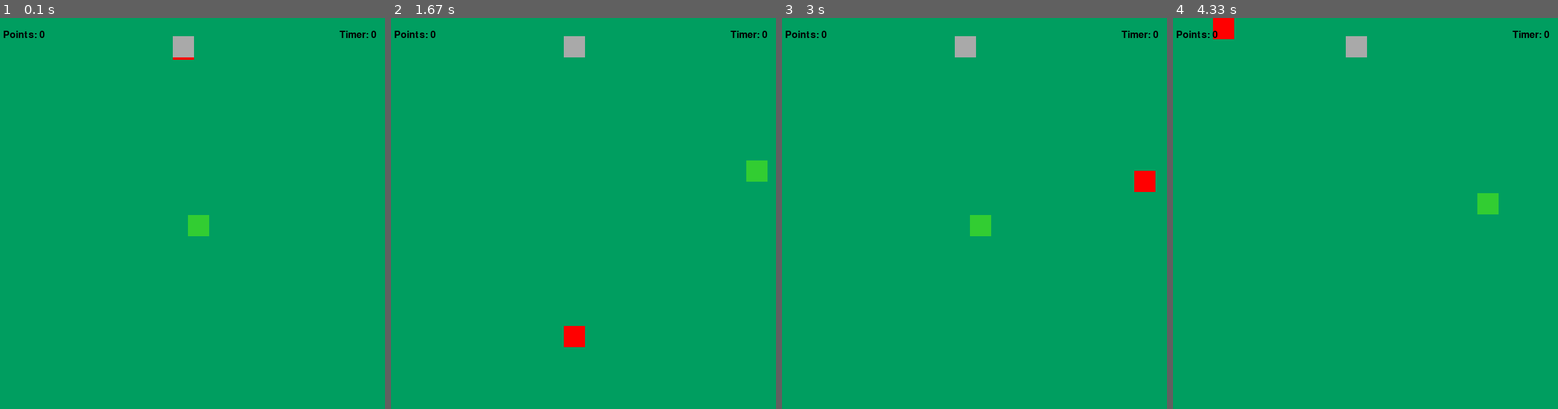
Above: before the commit, frames 1-4 (left to right).
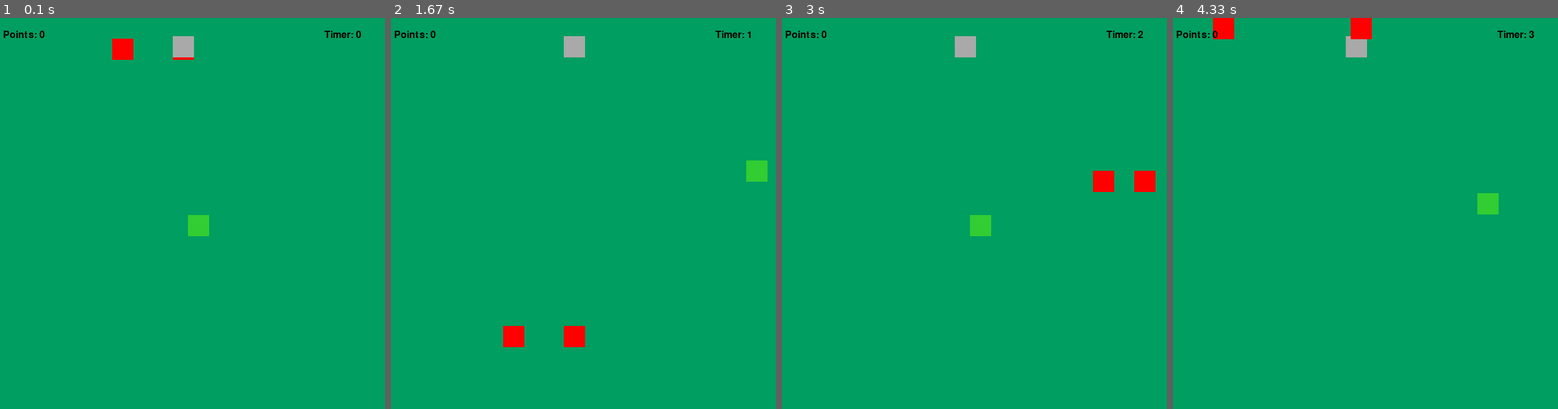
Above: after the commit, the same moments.

Repository: sanchezjairo/Pygame-Snake
Game: pygame game, started from Snake.py
Two runs of this game, one before a commit and one after it. Both use one fixed random seed, a clock stepped at 60 frames per second and the inputs below.
Inputs:
- Up to frame 1 (0.1 s): no input
- Up to frame 2 (1.67 s): hold Right 0.33-0.8 s; hold Up 0.83-1.13 s; hold Right 1.17-1.63 s
- Up to frame 3 (3 s): hold Left 1.67-2.2 s; hold Down 2.23-2.53 s; hold Left 2.57-2.97 s
- Up to frame 4 (4.33 s): hold Up 3-3.37 s; hold Right 3.4-4.03 s; hold Down from 4.07 s (still down)

The runs differ from the first frame. In frame 1, 0.4% of the frame differs, in the area x 29-98%, y 3-11%; in frame 2, 0.4%; in frame 3, 0.4%, in the area x 80-98%, y 3-45%; in frame 4, 0.4%.

Commit message:
AddedMade a second enemy and working timer

Diff:
--- a/Snake.py
+++ b/Snake.py
@@ -29,10 +29,13 @@
 enemy_x = 300
 enemy_y = 10
 
+enemy2_x = 200
+enemy2_y = 10
 
 speed = 6
 points = 0
 timer = 0
+time = 0
 
 screen = pygame.display.set_mode([ScreenWidth, ScreenHeight])
 
@@ -54,6 +57,12 @@
 
     pygame.time.delay(20)
 
+    time += 1
+
+    if time >= 60:
+        time= 0
+        timer += 1
+
     for event in pygame.event.get():
         if event.type == pygame.QUIT:
             running = False
@@ -71,28 +80,39 @@
         player_y -= speed
 
     enemy_y += speed
+    enemy2_y += speed
 
     if enemy_y > ScreenHeight:
         enemy_y = 0
         enemy_x = random.random() * (ScreenWidth-CharacterWidth)
 
+    if enemy2_y >ScreenHeight:
+        enemy2_y = 0
+        enemy2_x = random.random() * (ScreenWidth- CharacterWidth)
 
     if is_touched(player_x, player_y, enemy_x, enemy_y, CharacterWidth, CharacterHeight,):
         points = 0
         player_x = 325
         player_y = 325
+        timer = 0
     if is_touched(player_x,player_y,food_x,food_y, CharacterHeight,CharacterWidth):
         points += 1
         food_y = 200
         food_x = random.random() * (ScreenWidth-CharacterWidth)
+    if is_touched(player_x, player_y, enemy2_x, enemy2_y, CharacterWidth, CharacterHeight):
+        points = 0
+        player_x = 325
+        player_y = 325
+        timer = 0
 
     screen.fill(ShamrockGreen)
 
     pygame.draw.rect(screen, LimeGreen, (player_x, player_y, CharacterHeight, CharacterWidth))
     pygame.draw.rect(screen, Red, (enemy_x, enemy_y, CharacterHeight, CharacterWidth))
     pygame.draw.rect(screen, Darkgrey, (food_x, food_y, CharacterHeight, CharacterWidth))
+    pygame.draw.rect(screen, Red, (enemy2_x, enemy2_y, CharacterHeight, CharacterWidth))
 
     design(text=f'Points: {points}', color=Black, font_size=24, x=20, y=20)
-    design(text=f'Timer: {timer}', color=Black, font_size=24, x=575, y=20)
+    design(text=f'Timer: {timer}', color=Black, font_size=24, x=550, y=20)
 
     pygame.display.update()
